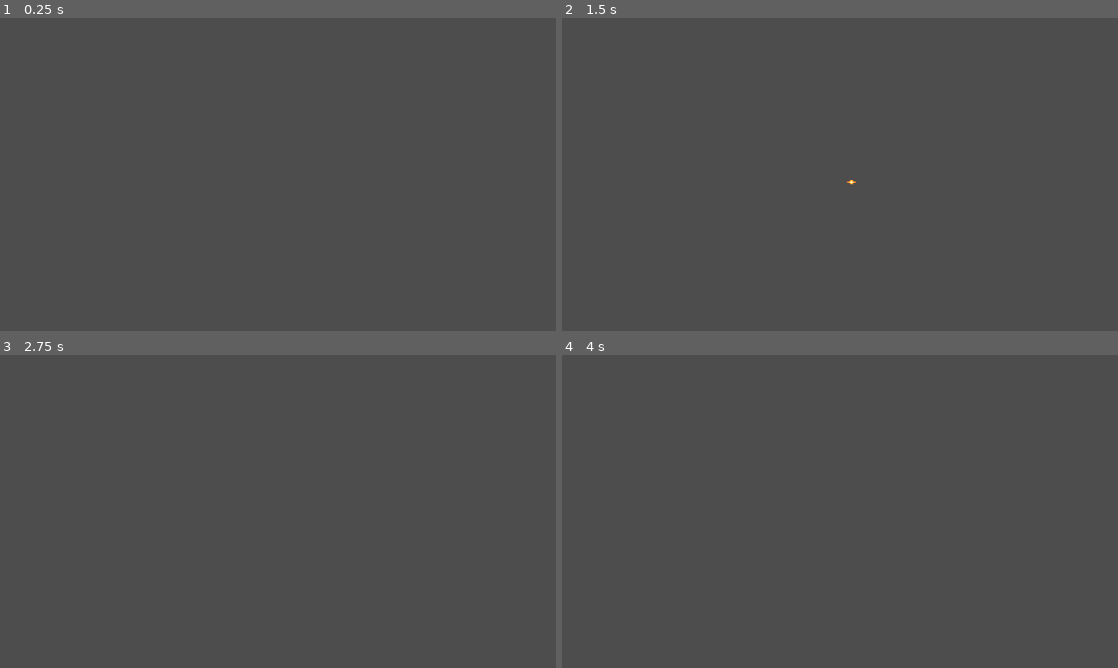
Above: before the commit, frames 1-4 (two rows, left to right).
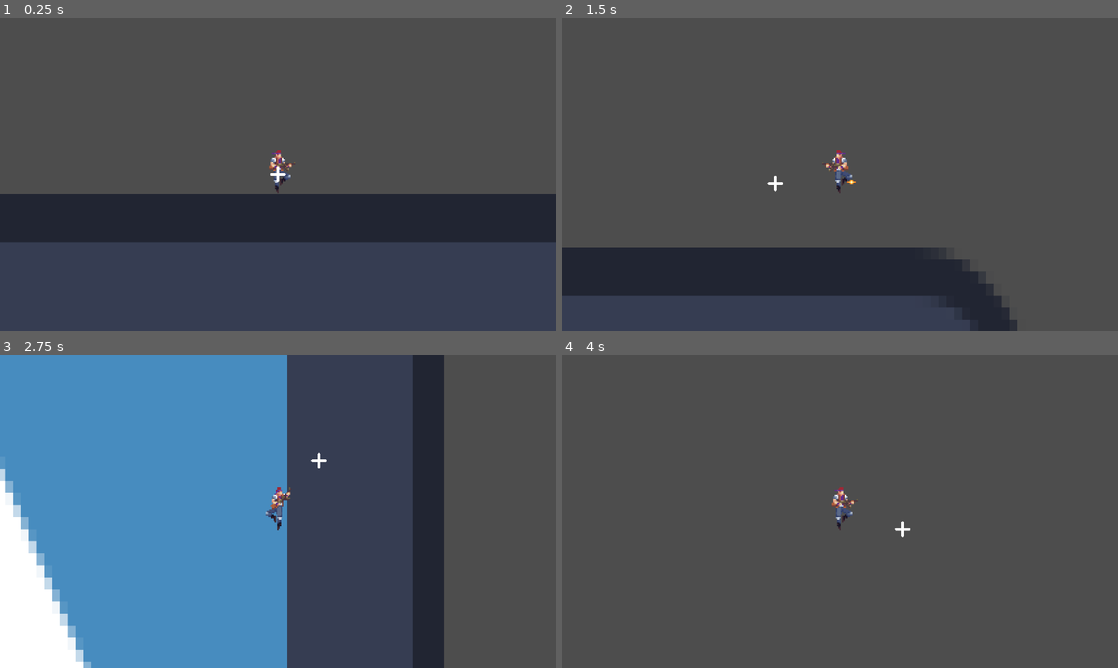
Above: after the commit, the same moments.

Repository: ianSama0217/metroid
Game: Godot game, scene res://scenes/levels/level.tscn
Two runs of this game, one before a commit and one after it. Both use one fixed random seed, a clock stepped at 60 frames per second and the inputs below. The engine's default icon, where the game draws it, is replaced by a stand-in: a white triangle on a blue panel in a dark square.
Inputs (mouse positions are in pixels of both pictures, inside the frame that each line leads up to):
- Up to frame 1 (0.25 s): no input
- Up to frame 2 (1.5 s): move the mouse to (962, 158) at 0.52 s; hold D (right) from 0.53 s (still down); click (962, 158) at 0.6 s; tap Space (jump) at 0.77, 0.8, 1.07, 1.35 s; move the mouse to (728, 190) at 1.27 s
- Up to frame 3 (2.75 s): tap Space (jump) at 1.52, 1.82, 2.3 s; click (166, 527) at 1.55 s; move the mouse to (333, 442) at 2.02 s; release D (right) at 2.03 s; hold A (left) from 2.03 s (still down); click (333, 442) at 2.1 s
- Up to frame 4 (4 s): move the mouse to (812, 574) at 2.77 s; release A (left) at 2.78 s; hold D (right) from 2.78 s (still down); click (812, 574) at 2.85 s; tap Space (jump) at 3.02, 3.32, 3.6, 3.77 s; move the mouse to (1006, 558) at 3.52 s

The runs differ from the first frame. In frame 1, 16% of the frame differs, in the area x 0-100%, y 42-72%; in frame 2, 13%; in frame 3, 57%, in the area x 0-80%, y 0-100%; in frame 4, 0.3%.
Error after the commit: Invalid access to property or key '(0, 0)' on a base object of type 'Dictionary'. (res://scenes/entities/player.gd:61)

Commit message:
完成 Player 動畫和子彈&準星動畫

Diff:
--- a/scenes/entities/bullet.gd
+++ b/scenes/entities/bullet.gd
@@ -1,6 +1,11 @@
 extends Node2D
 
 var direction: Vector2
+
+func _ready() -> void:
+	$Sprite2D.scale = Vector2.ZERO
+	var tween = get_tree().create_tween()
+	tween.tween_property($Sprite2D, "scale", Vector2.ONE, 0.3)
 
 func setup(pos: Vector2, dir: Vector2):
 	position = pos + dir * 16
--- a/scenes/entities/player.gd
+++ b/scenes/entities/player.gd
@@ -4,6 +4,17 @@
 const SPEED = 300.0
 const JUMP_VELOCITY = -400.0
 signal shoot(pos: Vector2, dir: Vector2)
+
+const gun_dir = {
+	Vector2i(1, 0): 0,
+	Vector2i(1, 1): 1,
+	Vector2i(0, 1): 2,
+	Vector2i(-1, 1): 3,
+	Vector2i(-1, 0): 4,
+	Vector2i(-1, -1): 5,
+	Vector2i(0, -1): 6,
+	Vector2i(1, -1): 7
+}
 
 # Get the gravity from the project settings to be synced with RigidBody nodes.
 var gravity = ProjectSettings.get_setting("physics/2d/default_gravity")
@@ -23,10 +34,31 @@
 		shoot.emit(position, get_local_mouse_position().normalized())
 		$ReloadTimer.start()
 
+		var tween = get_tree().create_tween()
+		tween.tween_property($Marker, "scale", Vector2(0.1, 0.1), 0.2)
+		tween.tween_property($Marker, "scale", Vector2(0.5, 0.5), 0.4)
+
 	var direction = Input.get_axis("left", "right")
 	if direction:
 		velocity.x = direction * SPEED
 	else:
 		velocity.x = move_toward(velocity.x, 0, SPEED)
 
+	animation()
+	update_marker()
 	move_and_slide()
+
+func animation():
+	$Legs.flip_h = velocity.x < 0
+	if not is_on_floor():
+		$AnimationPlayer.current_animation = 'jump'
+	else:
+		$AnimationPlayer.current_animation = 'run' if velocity.x else 'idle'
+
+	var raw_dir = get_local_mouse_position().normalized()
+	var adjusted_dir = Vector2i(round(raw_dir.x), round(raw_dir.y))
+	#print(adjusted_dir)
+	$Toros.frame = gun_dir[adjusted_dir]
+
+func update_marker():
+	$Marker.position = get_local_mouse_position().normalized() * 50
--- a/scenes/entities/player.tscn
+++ b/scenes/entities/player.tscn
@@ -1,8 +1,65 @@
-[gd_scene load_steps=3 format=3 uid="uid://6w1w7rd4i2r8"]
+[gd_scene load_steps=9 format=3 uid="uid://6w1w7rd4i2r8"]
 
 [ext_resource type="Script" path="res://scenes/entities/player.gd" id="1_t3bbh"]
+[ext_resource type="Texture2D" uid="uid://de5wf7al0hknv" path="res://graphics/characters/player.png" id="2_ax37k"]
+[ext_resource type="Texture2D" uid="uid://otyoj5px7yk7" path="res://graphics/ui/crosshair.png" id="3_i8nqx"]
 
 [sub_resource type="CapsuleShape2D" id="CapsuleShape2D_fjpxy"]
+
+[sub_resource type="Animation" id="Animation_3skrk"]
+resource_name = "run"
+length = 1.4
+loop_mode = 1
+tracks/0/type = "value"
+tracks/0/imported = false
+tracks/0/enabled = true
+tracks/0/path = NodePath("Legs:frame")
+tracks/0/interp = 1
+tracks/0/loop_wrap = true
+tracks/0/keys = {
+"times": PackedFloat32Array(0, 0.2, 0.4, 0.6, 0.8, 1, 1.2),
+"transitions": PackedFloat32Array(1, 1, 1, 1, 1, 1, 1),
+"update": 1,
+"values": [9, 10, 11, 12, 13, 14, 15]
+}
+
+[sub_resource type="Animation" id="Animation_ucxr5"]
+resource_name = "idle"
+tracks/0/type = "value"
+tracks/0/imported = false
+tracks/0/enabled = true
+tracks/0/path = NodePath("Legs:frame")
+tracks/0/interp = 1
+tracks/0/loop_wrap = true
+tracks/0/keys = {
+"times": PackedFloat32Array(0),
+"transitions": PackedFloat32Array(1),
+"update": 1,
+"values": [16]
+}
+
+[sub_resource type="Animation" id="Animation_l0rot"]
+resource_name = "jump"
+loop_mode = 1
+tracks/0/type = "value"
+tracks/0/imported = false
+tracks/0/enabled = true
+tracks/0/path = NodePath("Legs:frame")
+tracks/0/interp = 1
+tracks/0/loop_wrap = true
+tracks/0/keys = {
+"times": PackedFloat32Array(0),
+"transitions": PackedFloat32Array(1),
+"update": 1,
+"values": [17]
+}
+
+[sub_resource type="AnimationLibrary" id="AnimationLibrary_p0ayi"]
+_data = {
+"idle": SubResource("Animation_ucxr5"),
+"jump": SubResource("Animation_l0rot"),
+"run": SubResource("Animation_3skrk")
+}
 
 [node name="Player" type="CharacterBody2D"]
 script = ExtResource("1_t3bbh")
@@ -16,3 +73,26 @@
 [node name="ReloadTimer" type="Timer" parent="."]
 wait_time = 0.5
 one_shot = true
+
+[node name="Legs" type="Sprite2D" parent="."]
+position = Vector2(0, -8)
+texture = ExtResource("2_ax37k")
+hframes = 8
+vframes = 3
+frame = 16
+
+[node name="AnimationPlayer" type="AnimationPlayer" parent="."]
+libraries = {
+"": SubResource("AnimationLibrary_p0ayi")
+}
+autoplay = "idle"
+
+[node name="Toros" type="Sprite2D" parent="."]
+position = Vector2(0, -11)
+texture = ExtResource("2_ax37k")
+hframes = 8
+vframes = 3
+
+[node name="Marker" type="Sprite2D" parent="."]
+scale = Vector2(0.5, 0.5)
+texture = ExtResource("3_i8nqx")
--- a/scenes/levels/level.gd
+++ b/scenes/levels/level.gd
@@ -6,5 +6,5 @@
 	var bullet = bullet_scene.instantiate() as Node2D
 	$Bullets.add_child(bullet)
 	bullet.setup(pos, dir)
-	print(pos)
-	print(dir)
+	#print(pos)
+	#print(dir)
--- a/scenes/levels/level.tscn
+++ b/scenes/levels/level.tscn
@@ -1,7 +1,8 @@
-[gd_scene load_steps=5 format=3 uid="uid://dwjw0kk0fp4mn"]
+[gd_scene load_steps=6 format=3 uid="uid://dwjw0kk0fp4mn"]
 
 [ext_resource type="Script" path="res://scenes/levels/level.gd" id="1_butsy"]
 [ext_resource type="PackedScene" uid="uid://6w1w7rd4i2r8" path="res://scenes/entities/player.tscn" id="1_v53dh"]
+[ext_resource type="Texture2D" uid="uid://umouuttstq53" path="res://icon.svg" id="2_ivswj"]
 [ext_resource type="PackedScene" uid="uid://bktfk4r5sq7cl" path="res://scenes/entities/bullet.tscn" id="3_4bnyn"]
 
 [sub_resource type="RectangleShape2D" id="RectangleShape2D_0srgl"]
@@ -16,6 +17,11 @@
 position = Vector2(370, 468)
 shape = SubResource("RectangleShape2D_0srgl")
 
+[node name="Sprite2D" type="Sprite2D" parent="StaticBody2D"]
+position = Vector2(346, 916)
+scale = Vector2(6.01563, 9.25)
+texture = ExtResource("2_ivswj")
+
 [node name="Entities" type="Node2D" parent="."]
 
 [node name="Player" parent="Entities" instance=ExtResource("1_v53dh")]
